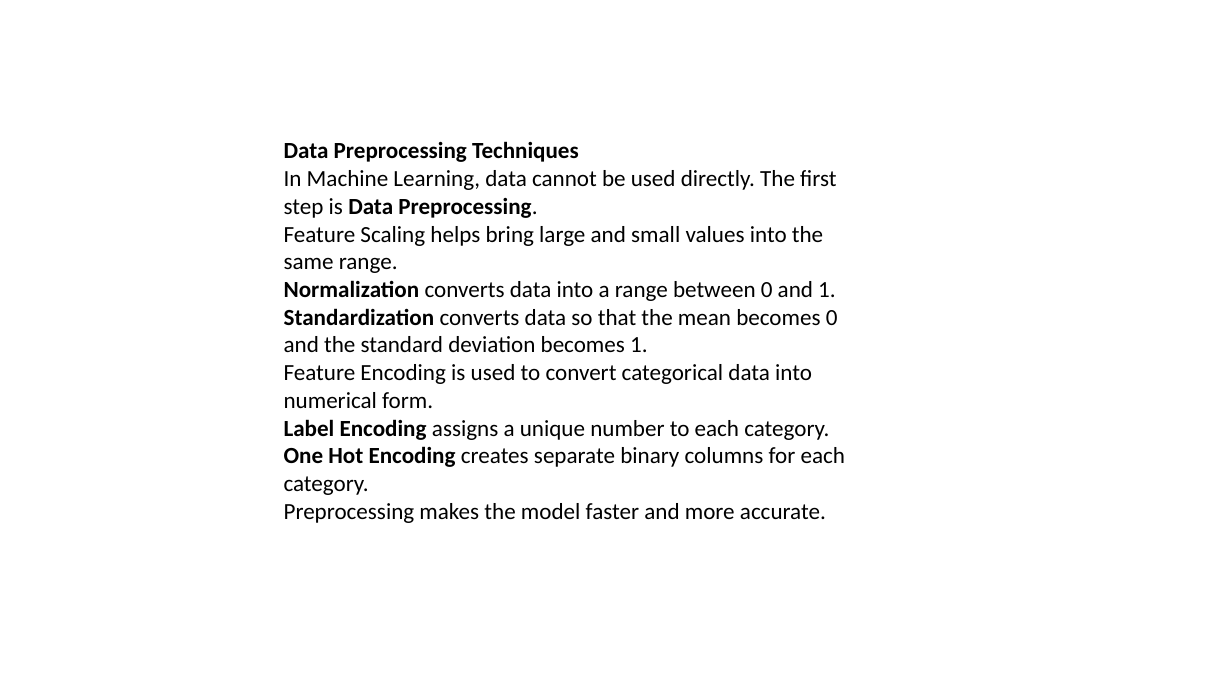
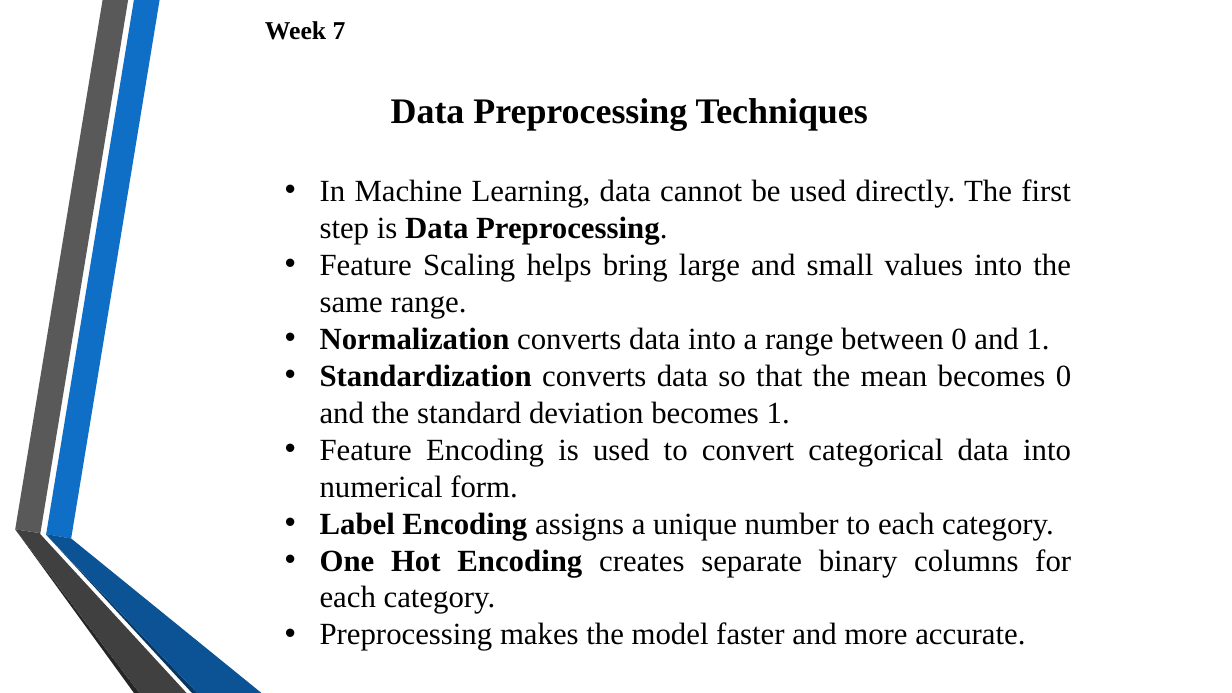
Before and after one commit to VaishnaviJadhav350/intern, a slide deck: slide 19 of Presentation 1 to 8.pptx. Drawn at 1232x693 pixels with LibreOffice and Linux fonts; fonts in the diff are those of the drawing; background and template pictures are left out. Boxes give left, top, right and bottom in pixels: in the first picture for what was removed or moved away, otherwise in the second. Text is boxed around its words. In the diff, an @@ line names an element or a change of style, - is before the commit and + after.

```diff
--- a/Presentation 1 to 8.pptx
+++ b/Presentation 1 to 8.pptx
@@ text added at <box>265,21,346,40</box>, 20 pt, text #000000, bold @@
+Week 7
@@ text added at <box>391,98,868,130</box>, 28 pt, text #000000, bold @@
+Data Preprocessing Techniques
@@ text at <box>284,141,579,162</box>: paragraph removed @@
-Data Preprocessing Techniques
@@ text "In Machine Learning, data cannot ...": place and size @@
-text "In Machine Learning, data cannot ..." at <box>284,141,845,523</box>
+text "In Machine Learning, data cannot ..." at <box>320,179,1071,650</box>
@@ text "In Machine Learning, data cannot ..." at <box>320,179,1071,650</box>: size 18 to 24 pt, font Calibri to Times New Roman; alignment left to justified; bullet none to • @@
@@ group added at <box>15,0,262,693</box>: 6 freeform shapes @@
```
Also in this commit, not shown: 23 other slides changed, 4 other files.
